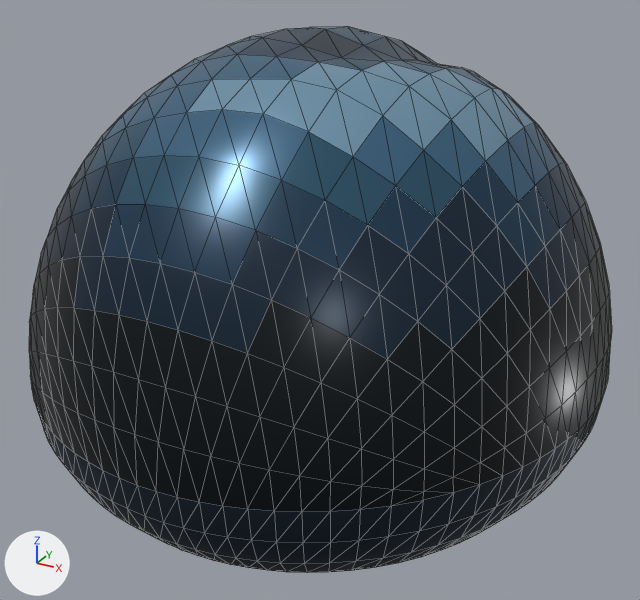
Two versions of the glTF model public/models/enemies/newshn-125.glb, one commit apart.
The view is the same before and after, from a 50 mm camera at (0.842, -1.628, 1.116) aimed at (-0.025, -0.052, 0.327). Every picture has the same lights, and +X, +Y and +Z are marked at lower left. The first picture is the older version. Mesh edges are drawn as thin lines. Vertices at exactly the same position are counted once.

The scene before the commit, as lines of its bpy script (objects in view):
```python
mat_pal_58_newshn_125 = principled_material('pal_58_newshn-125')
mat_pal_58_newshn_125.base_color = (0.0452, 0.13, 0.223)  # blue #3c6582
mat_pal_58_newshn_125.metallic = 0.35
mat_pal_58_newshn_125.roughness = 0.3
me_newshn_125 = bpy.data.meshes.new('newshn-125')
me_newshn_125.from_pydata(...)  # 793 vertices, 1582 faces; spans x -0.671..0.587, y -0.671..0.671, z 0.0..0.897
# faces by material slot: [156, 94, 62, 78, 38, 4, 614, 536]
me_newshn_125.materials.append(mat_pal_52_newshn_125)  # dark blue #082438
me_newshn_125.materials.append(mat_pal_54_newshn_125)  # dark blue #143851
me_newshn_125.materials.append(mat_pal_56_newshn_125)  # dark blue #285169
me_newshn_125.materials.append(mat_pal_58_newshn_125)  # blue #3c6582
me_newshn_125.materials.append(mat_pal_60_newshn_125)  # blue #759ab2
me_newshn_125.materials.append(mat_pal_62_newshn_125)  # pale blue #c3d7e3
me_newshn_125.materials.append(mat_pal_51_newshn_125)  # dark blue #041c2c
me_newshn_125.materials.append(mat_pal_49_newshn_125)  # black #000c14
ob_newshn_125 = bpy.data.objects.new('newshn-125', me_newshn_125)
ob_newshn_125.location = (0.0, 0.0, 0.0)
```
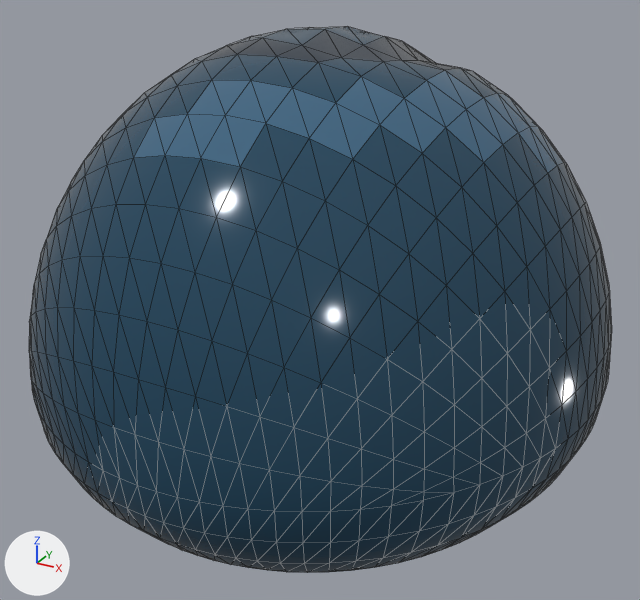
Pixel boxes (x1, y1, x2, y2) of what changed, in the pictures (640 x 600 px; the box of a moved part takes in the faces that stretch with it):
'newshn-125', surface changed, reshaped
    both: (29, 27, 612, 573)
part 1 of me_newshn_125, moved or reshaped
    both: (133, 55, 584, 254)
part 2 of me_newshn_125, recoloured
    both: (39, 161, 600, 359)
part 3 of me_newshn_125, recoloured
    both: (237, 37, 458, 69)
part 4 of me_newshn_125, recoloured
    both: (69, 29, 584, 284)
part 5 of me_newshn_125, recoloured
    both: (203, 38, 437, 64)
part 6 of me_newshn_125, recoloured
    before: (534, 123, 564, 165)
    after: (508, 95, 563, 166)
part 7 of me_newshn_125, recoloured
    both: (85, 27, 462, 230)
part 8 of me_newshn_125, recoloured
    both: (103, 27, 547, 203)
part 9 of me_newshn_125, recoloured
    both: (189, 71, 528, 161)
part 10 of me_newshn_125, recoloured
    before: (292, 61, 429, 90)
    after: (293, 62, 426, 103)
part 11 of me_newshn_125, recoloured
    both: (35, 394, 604, 573)
part 12 of me_newshn_125, recoloured (black to dark blue)
    both: (29, 242, 612, 512)

Patch to the scene script:
```diff
--- a/public/models/enemies/newshn-125.glb.py
+++ b/public/models/enemies/newshn-125.glb.py
@@ mat_pal_58_newshn_125 @@
 mat_pal_58_newshn_125.metallic = 0.35
-mat_pal_58_newshn_125.roughness = 0.3
+mat_pal_58_newshn_125.roughness = 0.12
@@ mat_pal_55_newshn_125 @@
+mat_pal_55_newshn_125 = principled_material('pal_55_newshn-125')
+mat_pal_55_newshn_125.base_color = (0.0116, 0.0595, 0.109)  # dark blue #1c455d
+mat_pal_55_newshn_125.metallic = 0.05
+mat_pal_55_newshn_125.roughness = 0.12
@@ me_newshn_125 @@
 me_newshn_125.from_pydata(...)  # 793 vertices, 1582 faces; spans x -0.671..0.587, y -0.671..0.671, z 0.0..0.897
 # used by ob_newshn_125; location = (0.0, 0.0, 0.0)
-me_newshn_125.materials.append(mat_pal_62_newshn_125)  # pale blue #c3d7e3
+# me_newshn_125 part 1: 37 of 793 vertices moved; they spanned x -0.124..0.436, y -0.443..0.173, z 0.648..0.865 and now span x -0.124..0.434, y -0.439..0.173, z 0.647..0.864; mean shift (-0.004, 0.003, -0.008); largest move (0.135, -0.284, 0.838) -> (0.127, -0.273, 0.813)
+# me_newshn_125 part 2: 152 faces spanning x -0.614..0.531, y -0.61..0.61, z 0.465..0.733 switch from mat_pal_52_newshn_125 (dark blue #082438) to mat_pal_55_newshn_125 (dark blue #1c455d)
+# me_newshn_125 part 3: 20 faces spanning x -0.131..0.219, y -0.188..0.431, z 0.688..0.885 switch from mat_pal_54_newshn_125 (dark blue #143851) to mat_pal_52_newshn_125 (dark blue #082438)
+# me_newshn_125 part 4: 74 faces spanning x -0.571..0.488, y -0.564..0.507, z 0.555..0.897 switch from mat_pal_54_newshn_125 (dark blue #143851) to mat_pal_55_newshn_125 (dark blue #1c455d)
+# me_newshn_125 part 5: 6 faces spanning x -0.218..0.123, y -0.188..0.36, z 0.762..0.885 switch from mat_pal_56_newshn_125 (dark blue #285169) to mat_pal_52_newshn_125 (dark blue #082438)
+# me_newshn_125 part 6: 4 faces spanning x 0.283..0.432, y 0.078..0.256, z 0.647..0.769 switch from mat_pal_56_newshn_125 (dark blue #285169) to mat_pal_58_newshn_125 (blue #3c6582)
+# me_newshn_125 part 7: 52 faces spanning x -0.517..0.353, y -0.507..0.439, z 0.626..0.897 switch from mat_pal_56_newshn_125 (dark blue #285169) to mat_pal_55_newshn_125 (dark blue #1c455d)
+# me_newshn_125 part 8: 68 faces spanning x -0.452..0.434, y -0.437..0.439, z 0.647..0.897 switch from mat_pal_58_newshn_125 (blue #3c6582) to mat_pal_55_newshn_125 (dark blue #1c455d)
+# me_newshn_125 part 9: 22 faces spanning x -0.127..0.37, y -0.363..0.087, z 0.713..0.846 switch from mat_pal_60_newshn_125 (blue #759ab2) to mat_pal_58_newshn_125 (blue #3c6582)
+# me_newshn_125 part 10: 16 faces spanning x -0.298..0.218, y -0.277..0.363, z 0.741..0.893 switch from mat_pal_60_newshn_125 (blue #759ab2) to mat_pal_55_newshn_125 (dark blue #1c455d)
+# me_newshn_125 part 11: 614 faces spanning x -0.671..0.587, y -0.671..0.671, z 0.0..0.217 switch from mat_pal_51_newshn_125 (dark blue #041c2c) to mat_pal_55_newshn_125 (dark blue #1c455d)
+# me_newshn_125 part 12: 536 faces spanning x -0.671..0.587, y -0.671..0.671, z 0.217..0.555 switch from mat_pal_49_newshn_125 (black #000c14) to mat_pal_55_newshn_125 (dark blue #1c455d)
```
